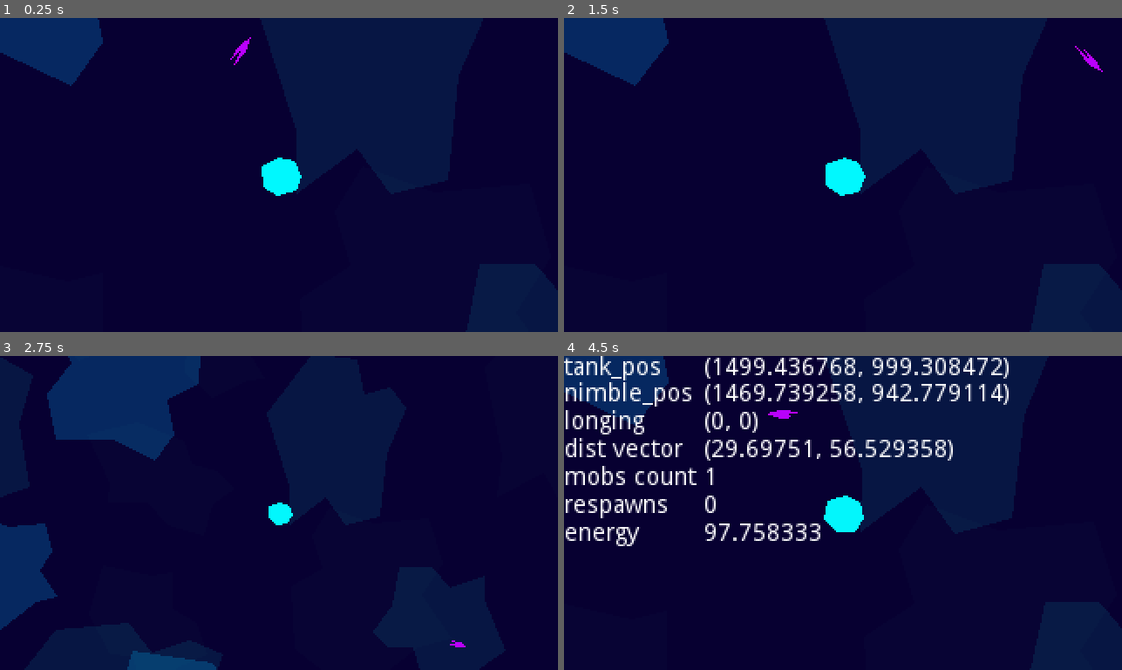
Above: before the commit, frames 1-4 (two rows, left to right).
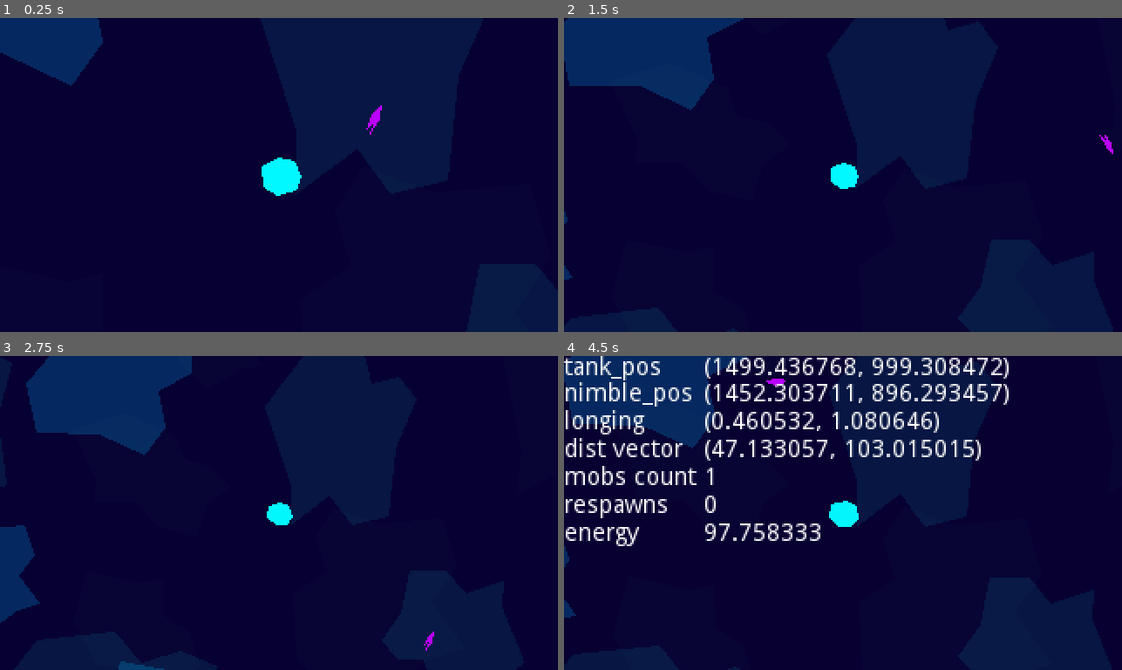
Above: after the commit, the same moments.

Repository: weresharks/krak-jam-2022
Game: Godot game, scene res://Main.tscn
Same seed, same stepped clock (60 frames per second), same inputs: the game is played once before the commit and once after it.
Inputs:
- Up to frame 1 (0.25 s): no input
- Up to frame 2 (1.5 s): hold D (nimble_right) 0.53-1.28 s; hold S (nimble_down) from 1.28 s (still down)
- Up to frame 3 (2.75 s): release S (nimble_down) at 2.03 s; hold D (nimble_right) from 2.03 s (still down)
- Up to frame 4 (4.5 s): release D (nimble_right) at 2.78 s; hold W (nimble_up) 2.78-3.53 s; hold A (nimble_left) from 3.53 s (still down); tap I (debug_toggle) at 4.15 s

The runs differ from the first frame. In frame 1, 0.2% of the frame differs, in the area x 41-69%, y 6-38%; in frame 2, 4.2%; in frame 3, 3.7%; in frame 4, 7.4%, in the area x 0-98%, y 0-100%.

Commit message:
game end and restart logic

Diff:
--- a/game/Main.gd
+++ b/game/Main.gd
@@ -26,7 +26,7 @@
 export var min_mob_spawn_distance: float = 300
 var min_mob_spawn_distance_2: float
 
-export var min_goal_spawn_distance: float = 700
+export var min_goal_spawn_distance: float = 100
 var min_goal_spawn_distance_2: float
 
 
@@ -106,16 +106,17 @@
 		$Debug.scale = Vector2.ZERO
 
 
-# Called when the node enters the scene tree for the first time.
-func _ready():
-	randomize()
+func new_game():
+	for m in mobs:
+		despawn_mob(m)
 
-	min_mob_spawn_distance_2 = min_mob_spawn_distance * min_mob_spawn_distance
-	min_goal_spawn_distance_2 = min_mob_spawn_distance * min_mob_spawn_distance
+	if goal:
+		goal.queue_free()
 
 	$MobTimer.start()
 
 	$Tank.start(scene_size)
+	$Tank.show()
 
 	spawn_goal()
 
@@ -126,8 +127,18 @@
 	var nimble_displacement = Vector2(0, nimble_displacement_mag).rotated(rand_range(0, 2 * PI))
 	$Nimble.update_tank_pos($Tank.position)
 	$Nimble.start($Tank.position + nimble_displacement)
+	$Nimble.show()
 
+
+# Called when the node enters the scene tree for the first time.
+func _ready():
+	randomize()
+
+	min_mob_spawn_distance_2 = min_mob_spawn_distance * min_mob_spawn_distance
+	min_goal_spawn_distance_2 = min_mob_spawn_distance * min_mob_spawn_distance
 	update_debug_visibility()
+
+	new_game()
 
 
 func _process(delta):
@@ -167,6 +178,8 @@
 
 	if goal.reached:
 		$ScreenShaders/Saturation.set_saturation(5)
+		if $EndTimer.is_stopped():
+			$EndTimer.start()
 	else:
 		$ScreenShaders/Saturation.set_saturation(clamp($Tank.energy_adjustment(), 0, 1))
 
@@ -174,3 +187,6 @@
 func _on_MobTimer_timeout():
 	if mobs.size() < max_mobs:
 		spawn_mob()
+
+func _on_EndTimer_timeout():
+	new_game()
--- a/game/Main.tscn
+++ b/game/Main.tscn
@@ -11,9 +11,11 @@
 script = ExtResource( 2 )
 
 [node name="Nimble" parent="." instance=ExtResource( 5 )]
+visible = false
 z_index = 2
 
 [node name="Tank" parent="." instance=ExtResource( 1 )]
+visible = false
 z_index = 1
 scale_magnitude = 1.0
 
@@ -23,6 +25,10 @@
 
 [node name="MobTimer" type="Timer" parent="."]
 wait_time = 3.0
+
+[node name="EndTimer" type="Timer" parent="."]
+wait_time = 5.0
+one_shot = true
 
 [node name="Enclosure" type="Node2D" parent="."]
 z_index = 10
@@ -57,3 +63,4 @@
 [node name="ScreenShaders" parent="." instance=ExtResource( 6 )]
 
 [connection signal="timeout" from="MobTimer" to="." method="_on_MobTimer_timeout"]
+[connection signal="timeout" from="EndTimer" to="." method="_on_EndTimer_timeout"]
